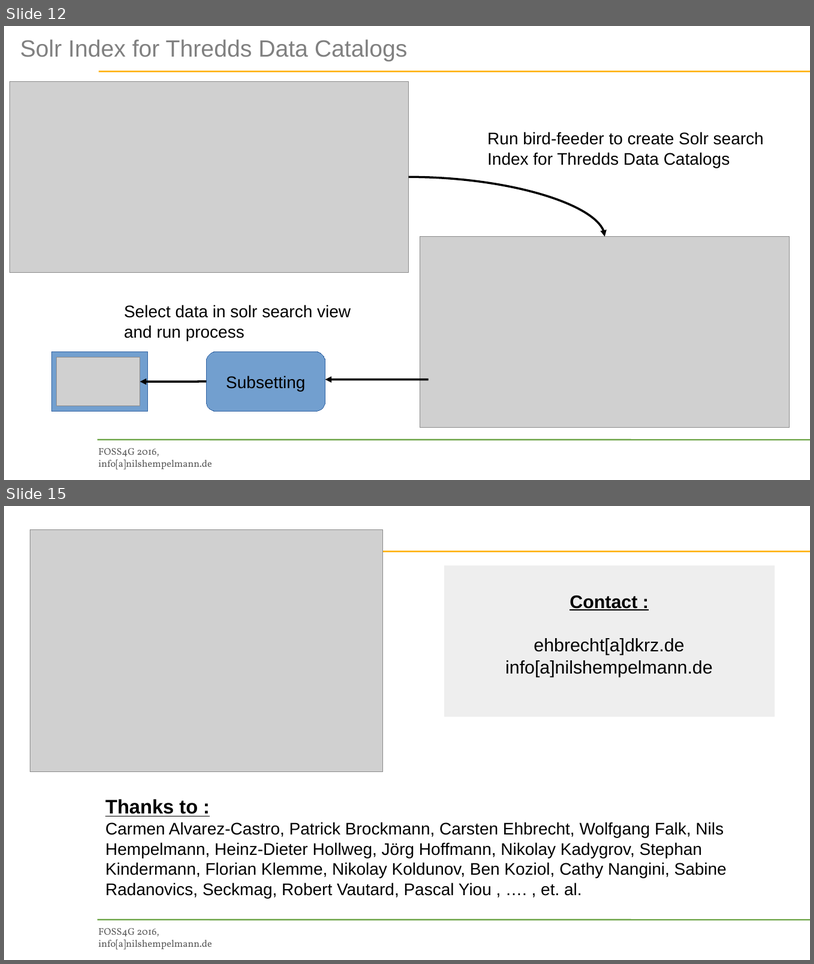
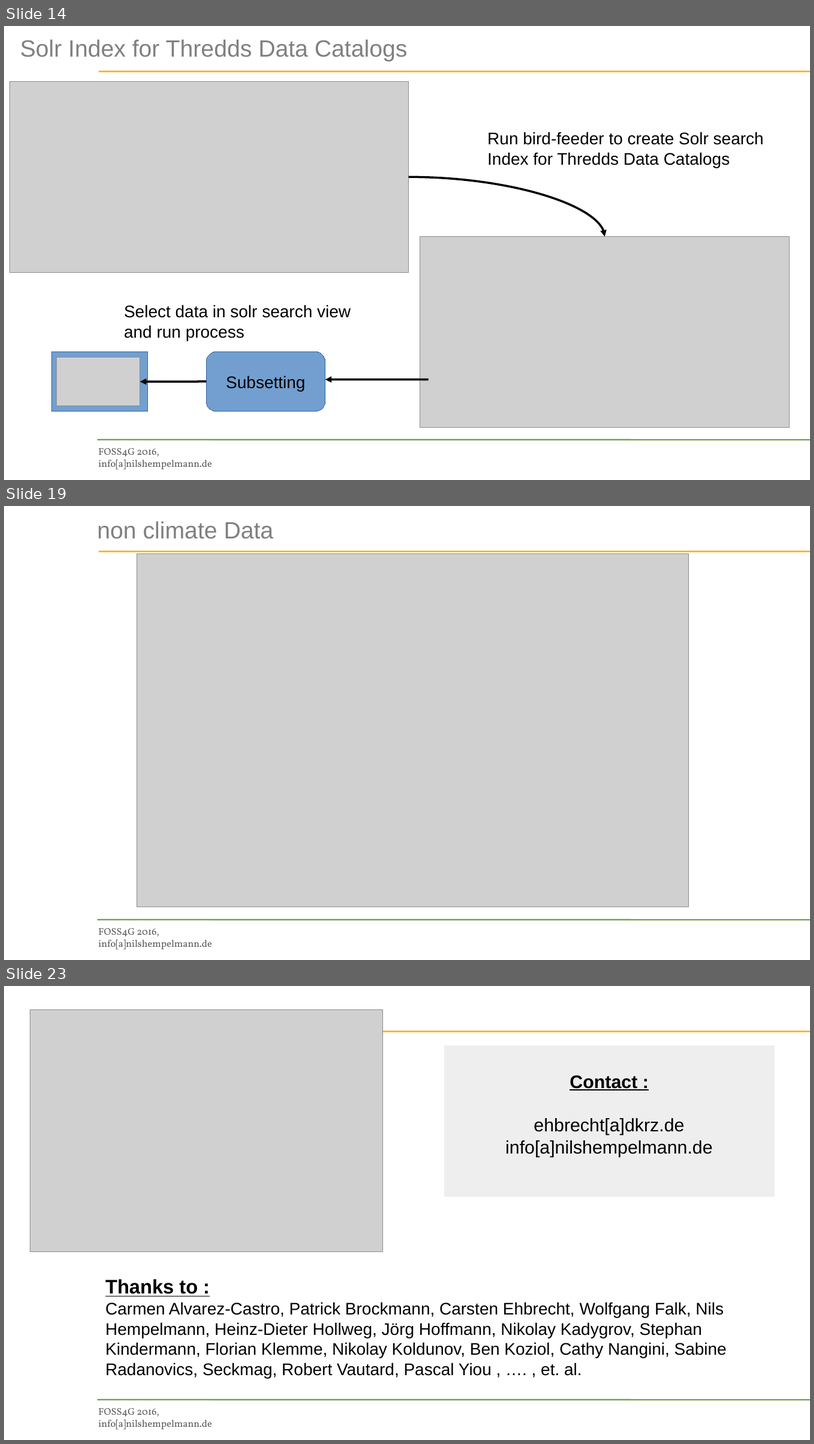
Before and after one commit to bird-house/birdhouse-docs, a slide deck: slides/birdhouse-foss4g-2016/Hempelmann_foss4g2016.odp. Shown one above the other, each under a label of ours: slides 12 and 15 before the commit, slides 14, 19 and 23 after it; the slides between them are not shown. The pictures are 814x964 and 814x1444 pixels, drawn with LibreOffice and Linux fonts; fonts in the diff are those of the drawing; grey boxes stand for pictures; background and template pictures are left out. Boxes give left, top, right and bottom in pixels: in the first picture for what was removed or moved away, otherwise in the second. Text is boxed around its words. In the diff, an @@ line names an element or a change of style, - is before the commit and + after.

```diff
--- a/slides/birdhouse-foss4g-2016/Hempelmann_foss4g2016.odp
+++ b/slides/birdhouse-foss4g-2016/Hempelmann_foss4g2016.odp
@@ slide 19 added at [4, 506, 810, 960], background picture (left out); not listed: 3 template elements that a slide beside it also shows @@
@@ text added at [97, 521, 274, 539], 33.6 pt, text #808080 @@
+non climate Data
@@ picture added at [137, 553, 689, 906] @@
@@ what was slide 12 is now slide 14 @@
@@ what was slide 15 is now slide 23 @@
```
Also in this commit, not shown: 10 slides changed, 8 other slides added, 1 slide removed, 2 other files.
